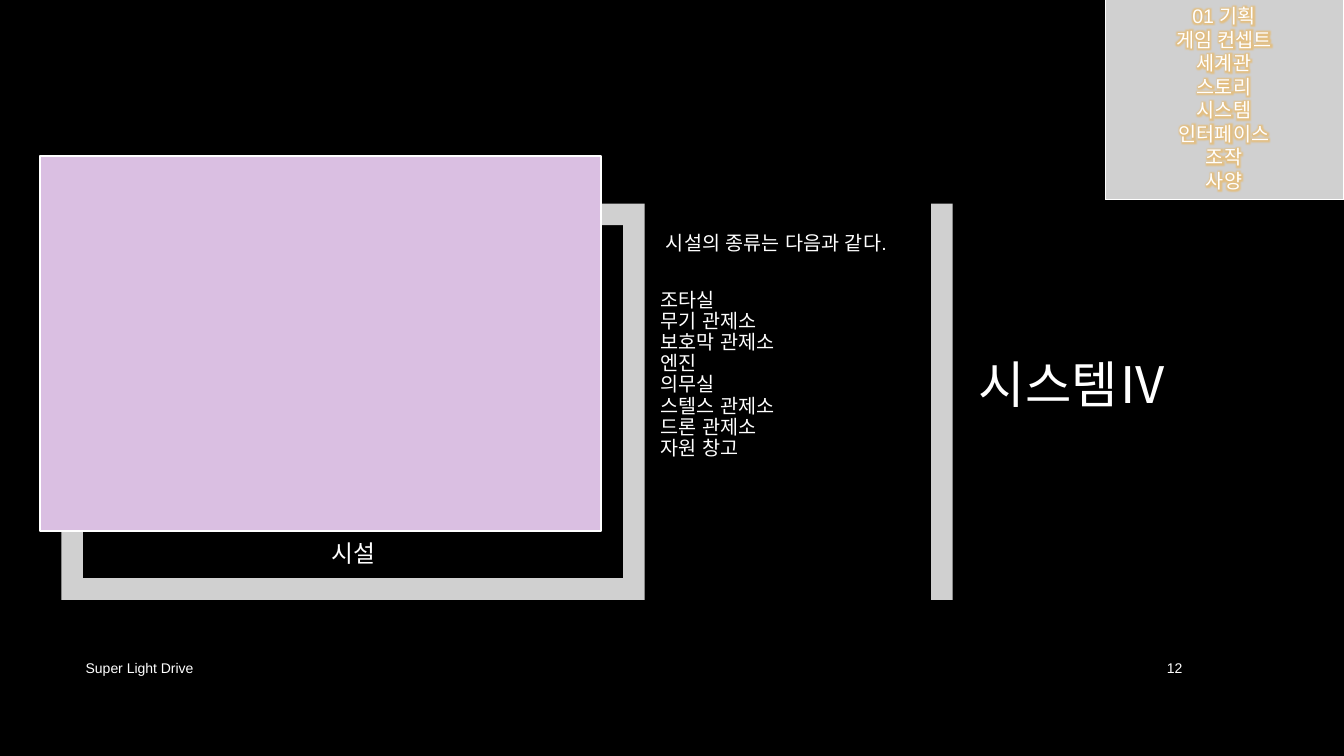
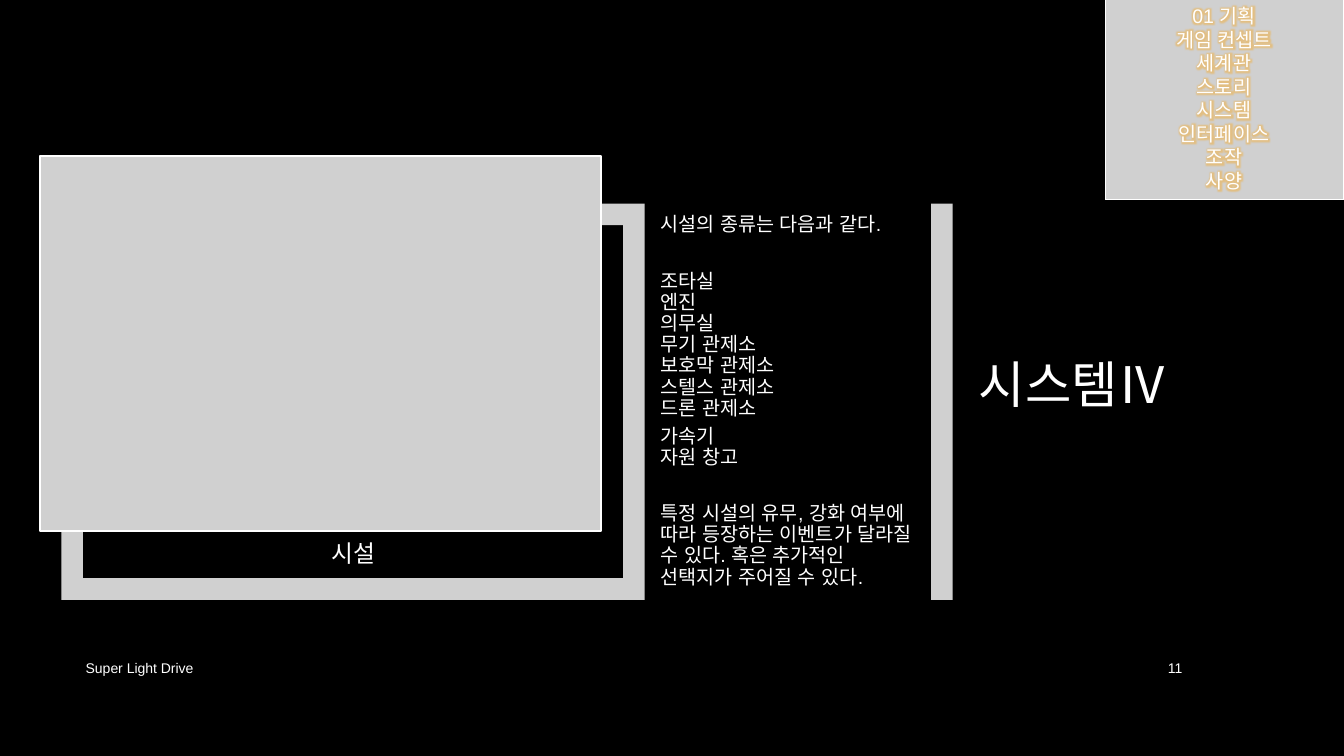
Before and after one commit to iconstudio/2017-Platformer, a slide deck: slide 11 of slides/SuperLightDrive_20171228.pptx (slide 12 before the commit). Drawn at 1344x756 pixels with LibreOffice and Linux fonts; fonts in the diff are those of the drawing; grey boxes stand for pictures; background and template pictures are left out. Boxes give left, top, right and bottom in pixels: in the first picture for what was removed or moved away, otherwise in the second. Text is boxed around its words. In the diff, an @@ line names an element or a change of style, - is before the commit and + after.

```diff
--- a/slides/SuperLightDrive_20171228.pptx
+++ b/slides/SuperLightDrive_20171228.pptx
@@ rectangle removed at <box>40,156,601,531</box> @@
@@ picture added at <box>40,156,601,531</box> @@
@@ text "시설의 종류는 다음과 같다." at <box>661,214,912,586</box>: vertical alignment top to middle @@
@@ text at <box>661,271,912,586</box>: text changed @@
-조타실
-무기 관제소
-보호막 관제소
-엔진
-의무실
-스텔스 관제소
-드론 관제소
-자원 창고
+조타실
+엔진
+의무실
+무기 관제소
+보호막 관제소
+스텔스 관제소
+드론 관제소
+가속기
+자원 창고
+특정 시설의 유무, 강화 여부에 따라 등장하는 이벤트가 달라질 수 있다. 혹은 추가적인 선택지가 주어질 수 있다.
@@ page number at <box>1168,663,1182,673</box>: text changed @@
-12
+11
```
Also in this commit, not shown: 11 other slides changed, 7 other files.
